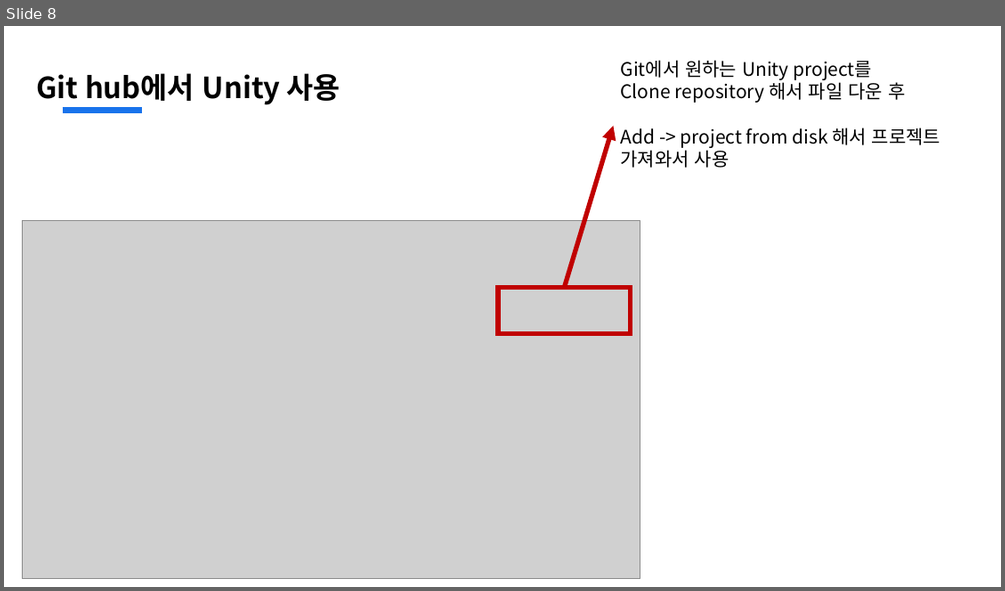
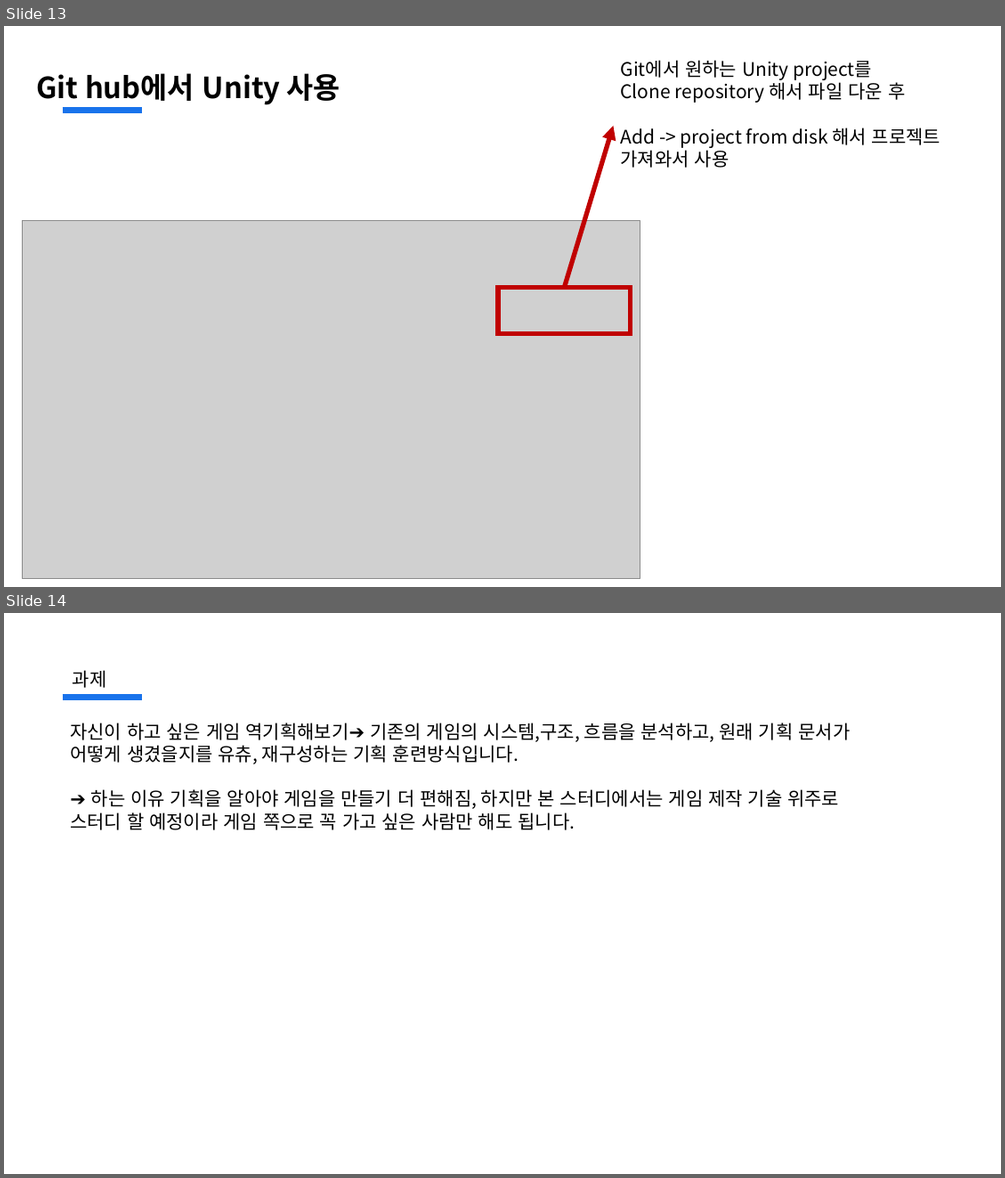
Before and after one commit to jsjin01/MJsec_Unity_Mentoring, a slide deck: MJsec_게임 개발 멘토링/MJsec_1주차.pptx. Shown one above the other, each under a label of ours: slide 8 before the commit, slides 13 and 14 after it. The pictures are 1005x591 and 1005x1178 pixels, drawn with LibreOffice and Linux fonts; fonts in the diff are those of the drawing; grey boxes stand for pictures. Boxes give left, top, right and bottom in pixels: in the first picture for what was removed or moved away, otherwise in the second. Text is boxed around its words. In the diff, an @@ line names an element or a change of style, - is before the commit and + after.

```diff
--- a/MJsec_게임 개발 멘토링/MJsec_1주차.pptx
+++ b/MJsec_게임 개발 멘토링/MJsec_1주차.pptx
@@ slide 14 added at [4,613,1001,1174], background #FFFFFF; not listed: 1 template element that a slide beside it also shows @@
@@ text added at [73,670,107,688], 18 pt, text #000000 @@
+과제
@@ text added at [70,722,850,830], 18 pt, text #000000 @@
+자신이 하고 싶은 게임 역기획해보기➔ 기존의 게임의 시스템,구조, 흐름을 분석하고, 원래 기획 문서가 어떻게 생겼을지를 유츄, 재구성하는 기획 훈련방식입니다.
+➔ 하는 이유 기획을 알아야 게임을 만들기 더 편해짐, 하지만 본 스터디에서는 게임 제작 기술 위주로 스터디 할 예정이라 게임 쪽으로 꼭 가고 싶은 사람만 해도 됩니다.
@@ what was slide 8 is now slide 13 @@
```
Also in this commit, not shown: 6 other slides added, 1 slide removed, 3 other files.
